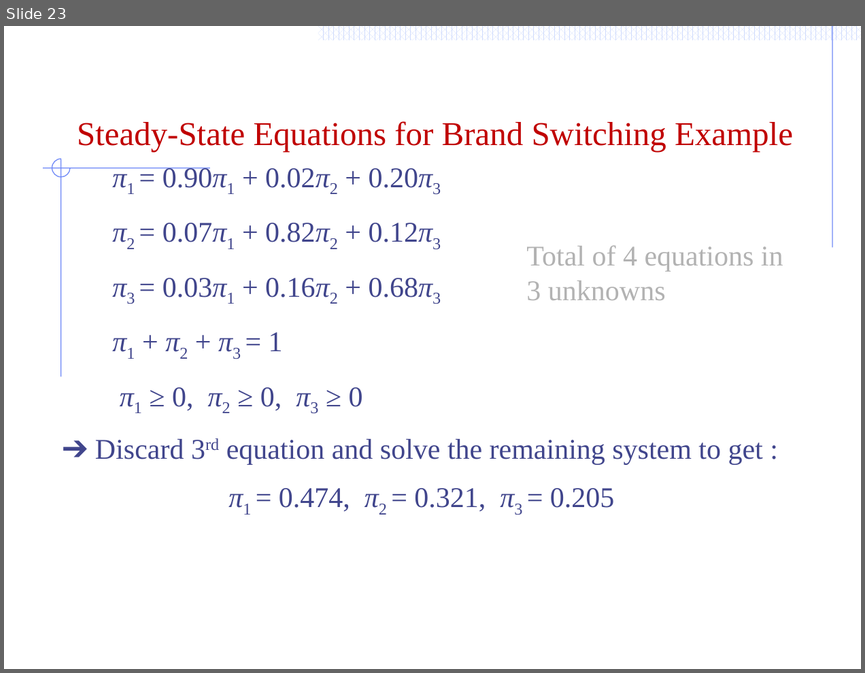
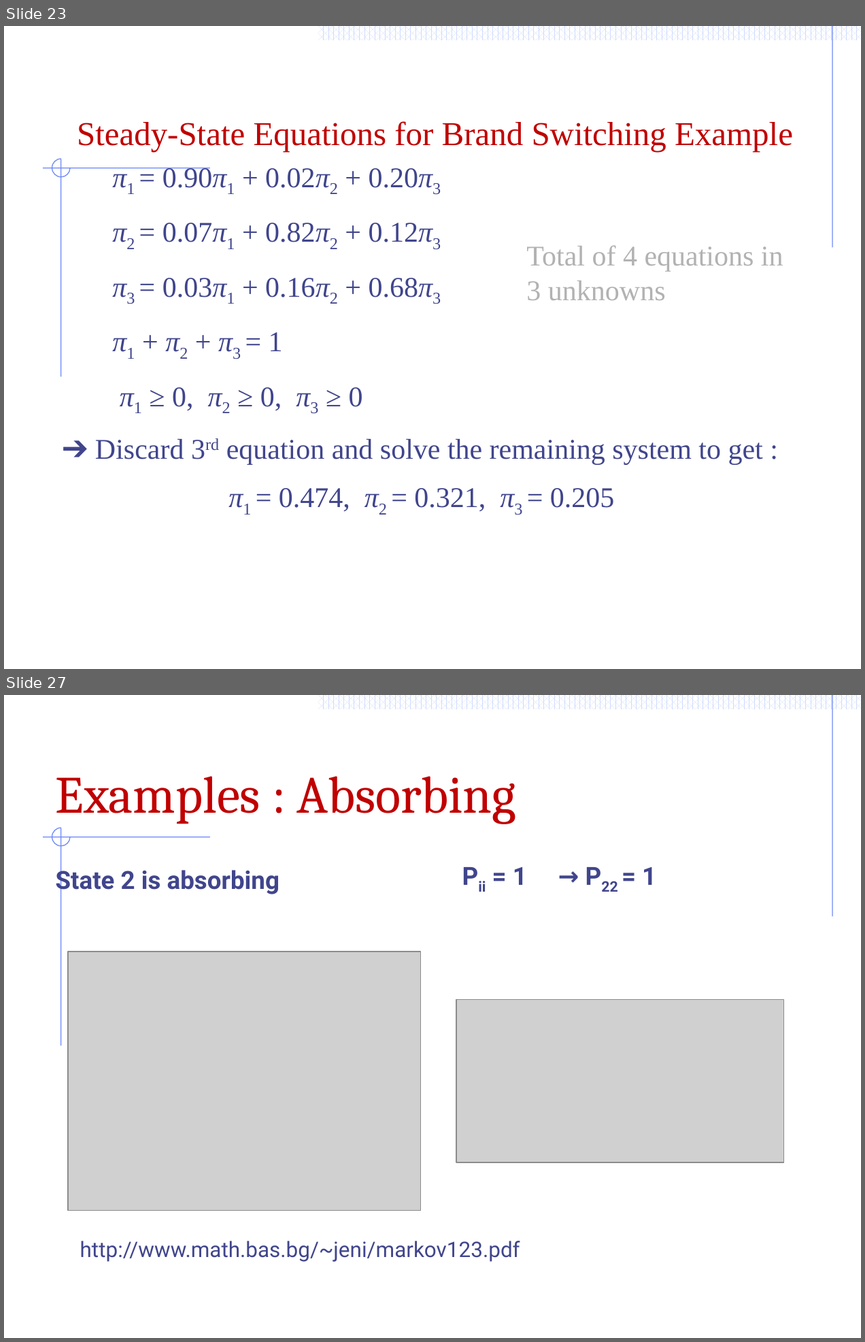
Before and after one commit to Mayooran1987/MC9510, a slide deck: Lect_3_Markov process.pptx. Shown one above the other, each under a label of ours: slide 23 before the commit, slides 23 and 27 after it; the slides between them are not shown. The pictures are 865x673 and 865x1342 pixels, drawn with LibreOffice and Linux fonts; fonts in the diff are those of the drawing; grey boxes stand for pictures. Boxes give left, top, right and bottom in pixels: in the first picture for what was removed or moved away, otherwise in the second. Text is boxed around its words. In the diff, an @@ line names an element or a change of style, - is before the commit and + after.

```diff
--- a/Lect_3_Markov process.pptx
+++ b/Lect_3_Markov process.pptx
@@ slide 27 added at bbox=[4, 695, 861, 1338], background #FFFFFF; not listed: 56 template elements that a slide beside it also shows @@
@@ title added at bbox=[56, 776, 517, 824], 44 pt, text #C00000 @@
+Examples : Absorbing
@@ text added at bbox=[56, 866, 279, 895], 21 pt, text #40458C, bold @@
+State 2 is absorbing
@@ text added at bbox=[513, 867, 656, 885], 21 pt, text #40458C, bold @@
+Pii = 1 → P22 = 1
@@ picture added at bbox=[68, 951, 420, 1210] @@
@@ picture added at bbox=[456, 999, 784, 1162] @@
@@ text added at bbox=[80, 1240, 520, 1261], 18 pt, text #40458C @@
+http://www.math.bas.bg/~jeni/markov123.pdf
```
Also in this commit, not shown: 5 slides changed, 6 other slides added.
